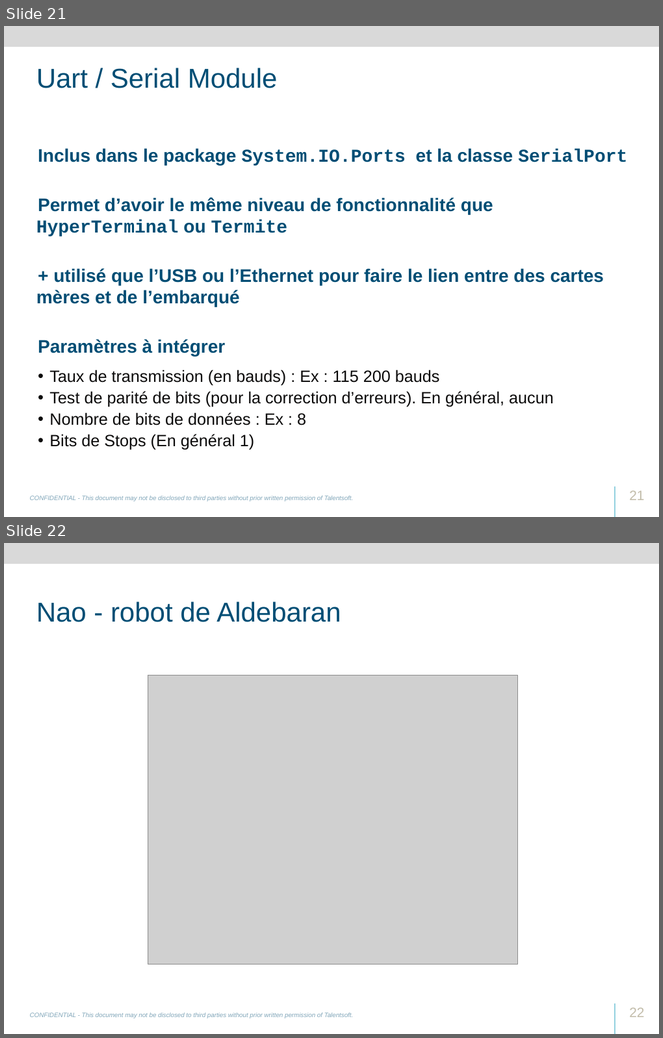
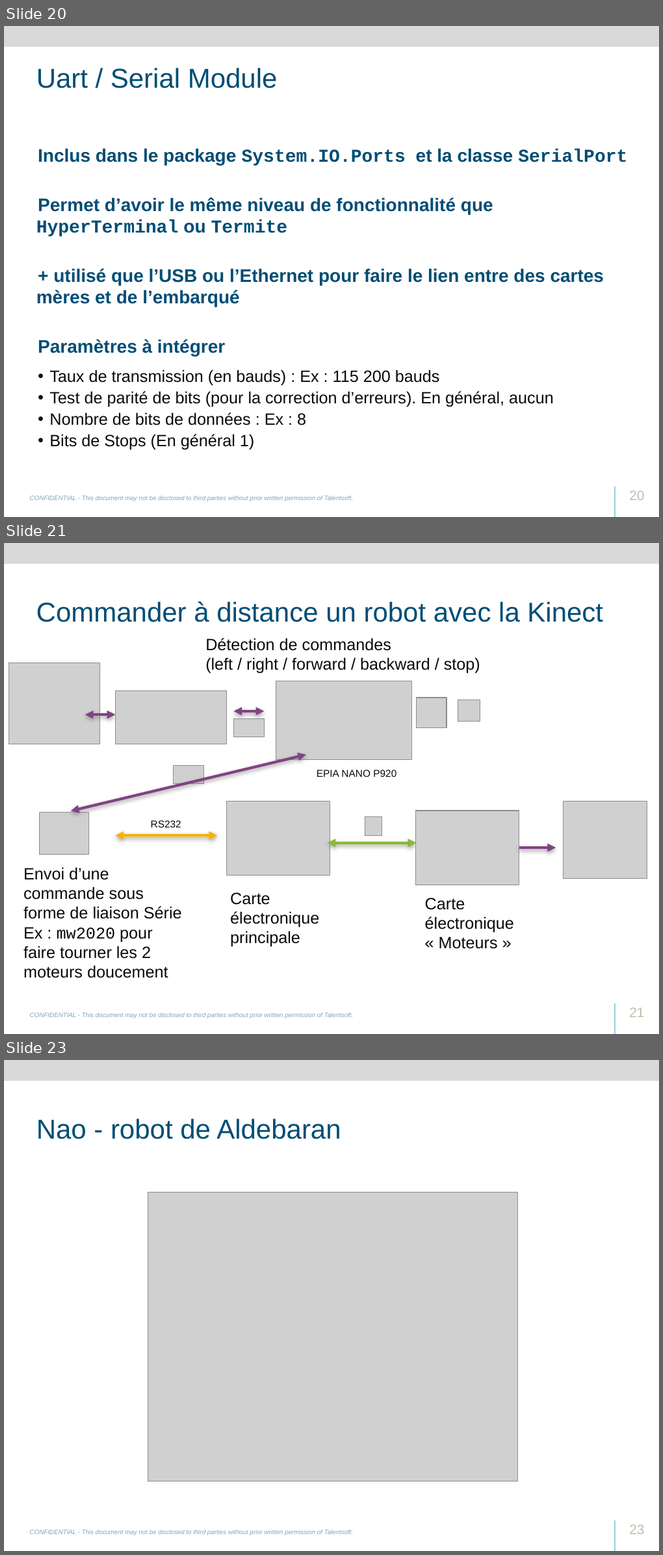
Before and after one commit to svanacker/cen-info-kinect, a slide deck: Talentsoft-RD-Academy-Kinect.pptx. Shown one above the other, each under a label of ours: slides 21 and 22 before the commit, slides 20, 21 and 23 after it; the slides between them are not shown. The pictures are 663x1038 and 663x1555 pixels, drawn with LibreOffice and Linux fonts; fonts in the diff are those of the drawing; grey boxes stand for pictures; background and template pictures are left out. Boxes give left, top, right and bottom in pixels: in the first picture for what was removed or moved away, otherwise in the second. Text is boxed around its words. In the diff, an @@ line names an element or a change of style, - is before the commit and + after.

Commit message:
Fix some change on presentation : Air conditioning and Robot move

```diff
--- a/Talentsoft-RD-Academy-Kinect.pptx
+++ b/Talentsoft-RD-Academy-Kinect.pptx
@@ slide 21 added at bbox=[4, 543, 659, 1034], background #FFFFFF; not listed: 3 template elements that a slide beside it also shows @@
@@ text added at bbox=[36, 601, 603, 622], 30 pt, text #004D74 @@
+Commander à distance un robot avec la Kinect
@@ text added at bbox=[206, 638, 480, 674], 18 pt, text #0B0A0A @@
+Détection de commandes
+(left / right / forward / backward / stop)
@@ picture added at bbox=[9, 663, 100, 744] @@
@@ picture added at bbox=[115, 691, 227, 744] @@
@@ picture added at bbox=[276, 681, 412, 760] @@
@@ picture added at bbox=[416, 698, 446, 728] @@
@@ double arrow added from (85, 715) to (115, 715), #804385 3 pt @@
@@ double arrow added from (234, 711) to (264, 711), #804385 3 pt @@
@@ picture added at bbox=[458, 700, 480, 721] @@
@@ picture added at bbox=[234, 719, 264, 737] @@
@@ double arrow added from (71, 811) to (306, 755), #804385 3 pt @@
@@ picture added at bbox=[174, 766, 204, 784] @@
@@ text added at bbox=[317, 770, 397, 777], 11 pt, text #0B0A0A @@
+EPIA NANO P920
@@ picture added at bbox=[39, 812, 88, 854] @@
@@ picture added at bbox=[227, 801, 330, 875] @@
@@ picture added at bbox=[416, 811, 519, 885] @@
@@ picture added at bbox=[564, 801, 648, 878] @@
@@ text added at bbox=[151, 821, 181, 828], 11 pt, text #0B0A0A @@
+RS232
@@ picture added at bbox=[365, 817, 382, 836] @@
@@ double arrow added from (218, 836) to (115, 836), #F9B200 3 pt @@
@@ double arrow added from (416, 843) to (328, 843), #89B935 3 pt @@
@@ arrow added from (519, 848) to (556, 848), #804385 3 pt @@
@@ text added at bbox=[24, 867, 182, 979], 18 pt, text #0B0A0A @@
+Envoi d’une commande sous forme de liaison Série
+Ex : mw2020 pour faire tourner les 2 moteurs doucement
@@ text added at bbox=[230, 893, 319, 947], 18 pt, text #0B0A0A @@
+Carte électronique
+principale
@@ text added at bbox=[425, 898, 514, 949], 18 pt, text #0B0A0A @@
+Carte électronique
+« Moteurs »
@@ page number added at bbox=[629, 1008, 644, 1017], 15 pt, text #C3BDAB @@
+21
@@ what was slide 21 is now slide 20 @@
@@ page number at bbox=[629, 491, 644, 500]: text changed @@
-21
+20
@@ what was slide 22 is now slide 23 @@
@@ page number at bbox=[629, 1525, 644, 1534]: text changed @@
-22
+23
```
Also in this commit, not shown: 5 slides changed.
